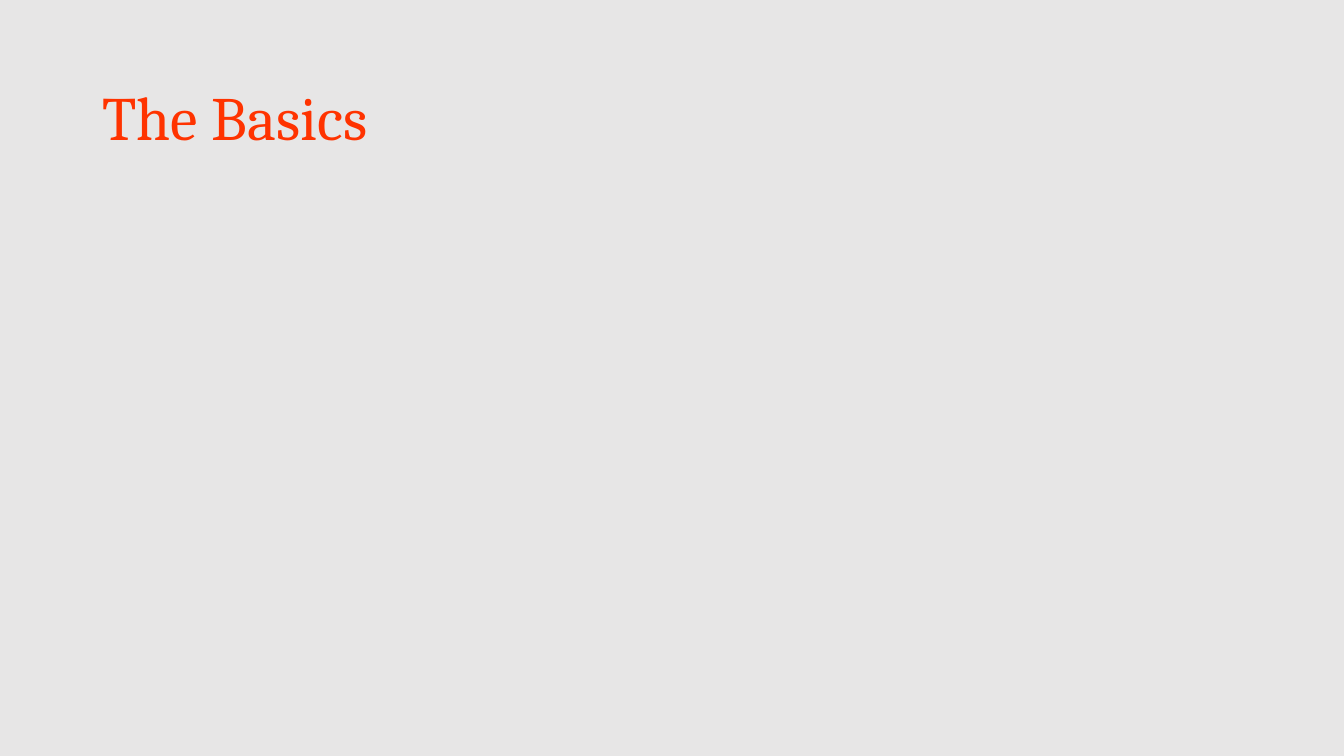
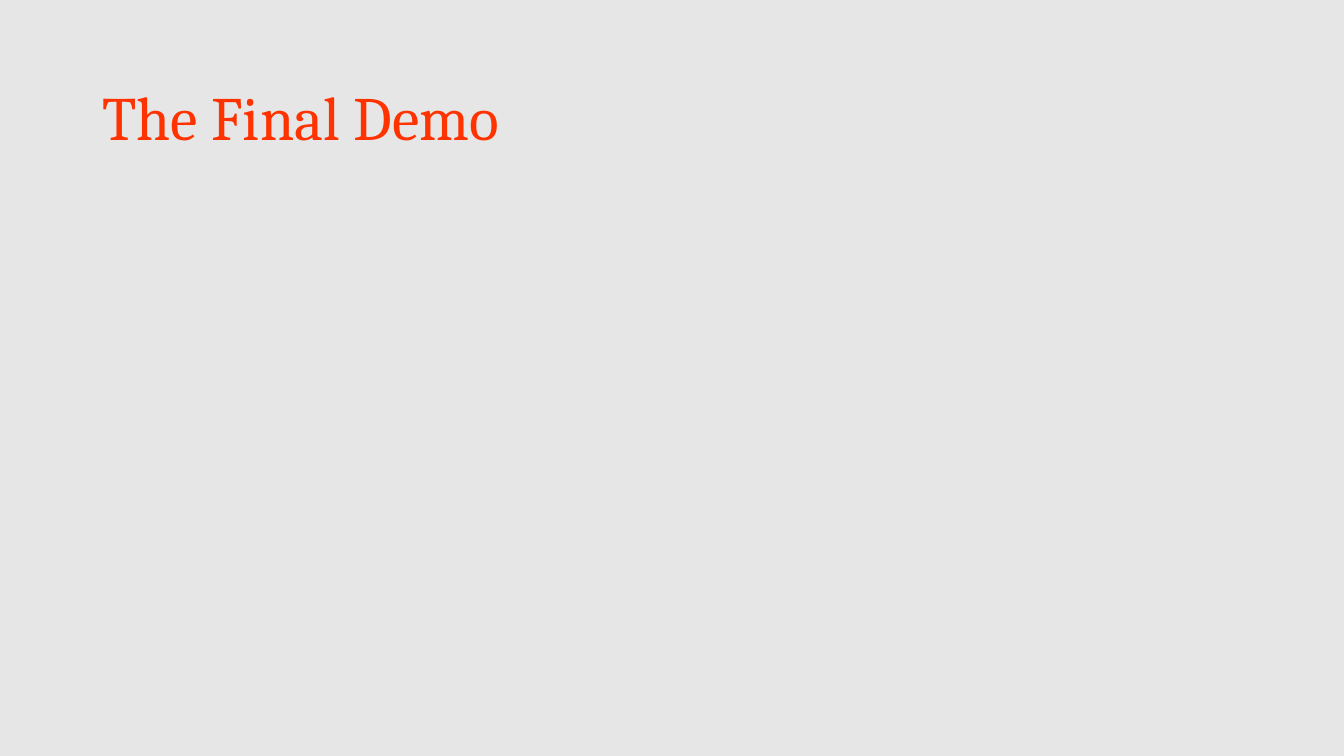
Before and after one commit to djhmateer/davesmusic, a slide deck: slide 5 of Documents/DavesTopMusic.pptx (slide 4 before the commit). Drawn at 1344x756 pixels with LibreOffice and Linux fonts; fonts in the diff are those of the drawing. Boxes give left, top, right and bottom in pixels: in the first picture for what was removed or moved away, otherwise in the second. Text is boxed around its words. In the diff, an @@ line names an element or a change of style, - is before the commit and + after.

```diff
--- a/Documents/DavesTopMusic.pptx
+++ b/Documents/DavesTopMusic.pptx
@@ title at bbox=[102, 97, 499, 141]: text changed @@
-The Basics
+The Final Demo
```
Also in this commit, not shown: 1 other slide changed, 10 slides added, 4 slides removed, 2 other files.
